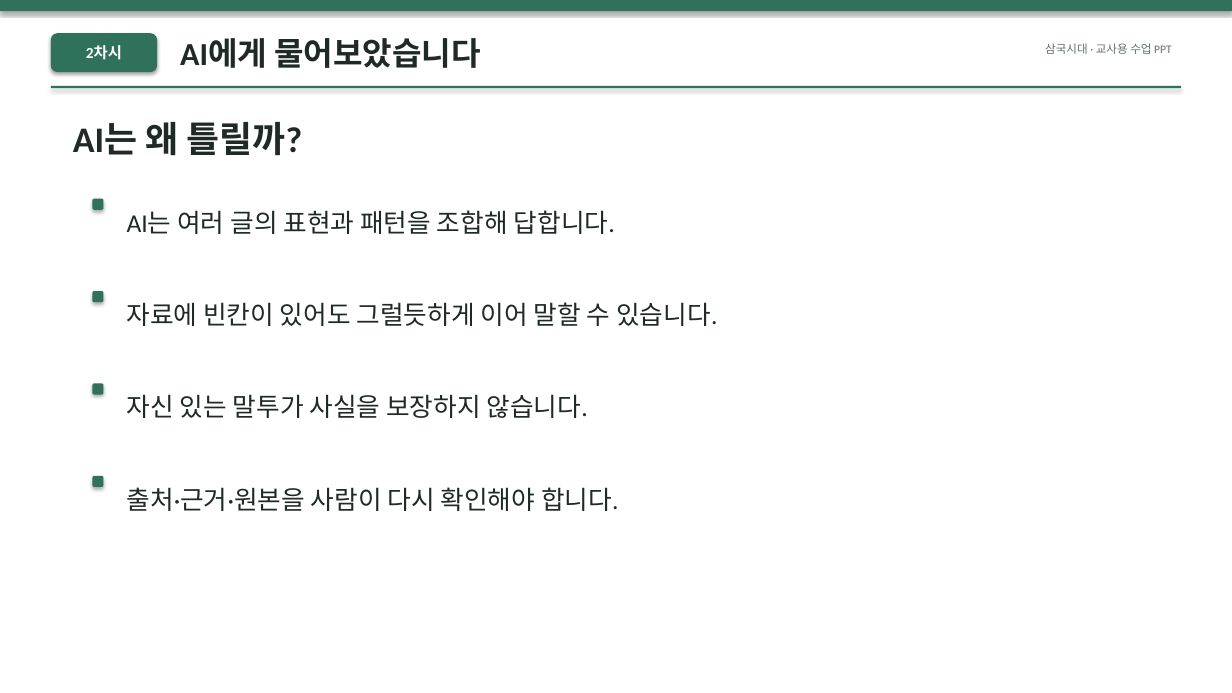
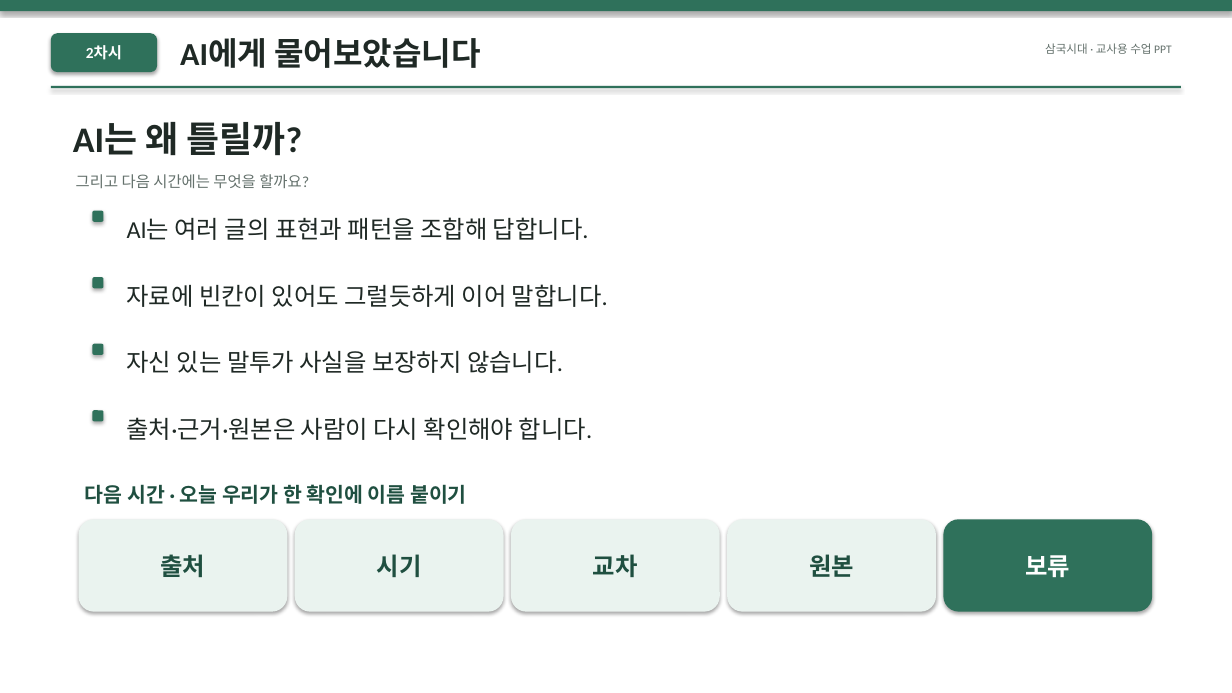
Before and after one commit to themonsteredu/ai-history-ar, a slide deck: slide 14 of public/downloads/three-kingdoms/lesson-02-teaching.pptx (slide 16 before the commit). Drawn at 1232x693 pixels with LibreOffice and Linux fonts; fonts in the diff are those of the drawing. Boxes give left, top, right and bottom in pixels: in the first picture for what was removed or moved away, otherwise in the second. Text is boxed around its words. In the diff, an @@ line names an element or a change of style, - is before the commit and + after.

```diff
--- a/public/downloads/three-kingdoms/lesson-02-teaching.pptx
+++ b/public/downloads/three-kingdoms/lesson-02-teaching.pptx
@@ text added at bbox=[76, 174, 309, 188], 12 pt, text #64716C @@
+그리고 다음 시간에는 무엇을 할까요?
@@ text "AI는 여러 글의 표현과 패턴을 ...": place and size @@
-text "AI는 여러 글의 표현과 패턴을 ..." at bbox=[127, 210, 615, 234]
+text "AI는 여러 글의 표현과 패턴을 ..." at bbox=[127, 217, 589, 240]
@@ text "AI는 여러 글의 표현과 패턴을 ..." at bbox=[127, 217, 589, 240]: size 20 to 19 pt @@
@@ rounded rectangle: place and size @@
-rounded rectangle at bbox=[92, 199, 104, 210]
+rounded rectangle at bbox=[92, 211, 104, 222]
@@ rounded rectangle: place and size @@
-rounded rectangle at bbox=[92, 291, 104, 302]
+rounded rectangle at bbox=[92, 277, 104, 288]
@@ text at bbox=[127, 284, 608, 307]: text changed; size 20 to 19 pt @@
-자료에 빈칸이 있어도 그럴듯하게 이어 말할 수 있습니다.
+자료에 빈칸이 있어도 그럴듯하게 이어 말합니다.
@@ rounded rectangle: place and size @@
-rounded rectangle at bbox=[92, 476, 104, 487]
+rounded rectangle at bbox=[92, 344, 104, 355]
@@ text "자신 있는 말투가 사실을 보장하지 ..." at bbox=[127, 351, 563, 373]: size 20 to 19 pt @@
@@ text "자신 있는 말투가 사실을 보장하지 ...": place and size @@
-text "자신 있는 말투가 사실을 보장하지 ..." at bbox=[127, 394, 588, 418]
+text "자신 있는 말투가 사실을 보장하지 ..." at bbox=[127, 351, 563, 373]
@@ rounded rectangle: place and size @@
-rounded rectangle at bbox=[92, 384, 104, 395]
+rounded rectangle at bbox=[92, 410, 104, 421]
@@ text at bbox=[127, 417, 592, 440]: text changed; size 20 to 19 pt @@
-출처·근거·원본을 사람이 다시 확인해야 합니다.
+출처·근거·원본은 사람이 다시 확인해야 합니다.
@@ text added at bbox=[85, 484, 467, 504], 16 pt, text #1F4F40, bold @@
+다음 시간 · 오늘 우리가 한 확인에 이름 붙이기
@@ rounded rectangle added at bbox=[79, 519, 287, 612], fill #EAF3EF @@
@@ rounded rectangle added at bbox=[295, 519, 504, 612], fill #EAF3EF @@
@@ rounded rectangle added at bbox=[511, 519, 720, 612], fill #EAF3EF @@
@@ rounded rectangle added at bbox=[727, 519, 936, 612], fill #EAF3EF @@
@@ rounded rectangle added at bbox=[944, 519, 1153, 612], fill #2F715B @@
@@ text added at bbox=[161, 554, 206, 577], 19 pt, text #1F4F40, bold @@
+출처
@@ text added at bbox=[377, 554, 422, 577], 19 pt, text #1F4F40, bold @@
+시기
@@ text added at bbox=[593, 554, 638, 577], 19 pt, text #1F4F40, bold @@
+교차
@@ text added at bbox=[809, 554, 854, 577], 19 pt, text #1F4F40, bold @@
+원본
@@ text added at bbox=[1025, 555, 1070, 577], 19 pt, text #FFFFFF, bold @@
+보류
```
Also in this commit, not shown: 10 other slides changed, 3 slides added, 13 slides removed, 38 other files.
